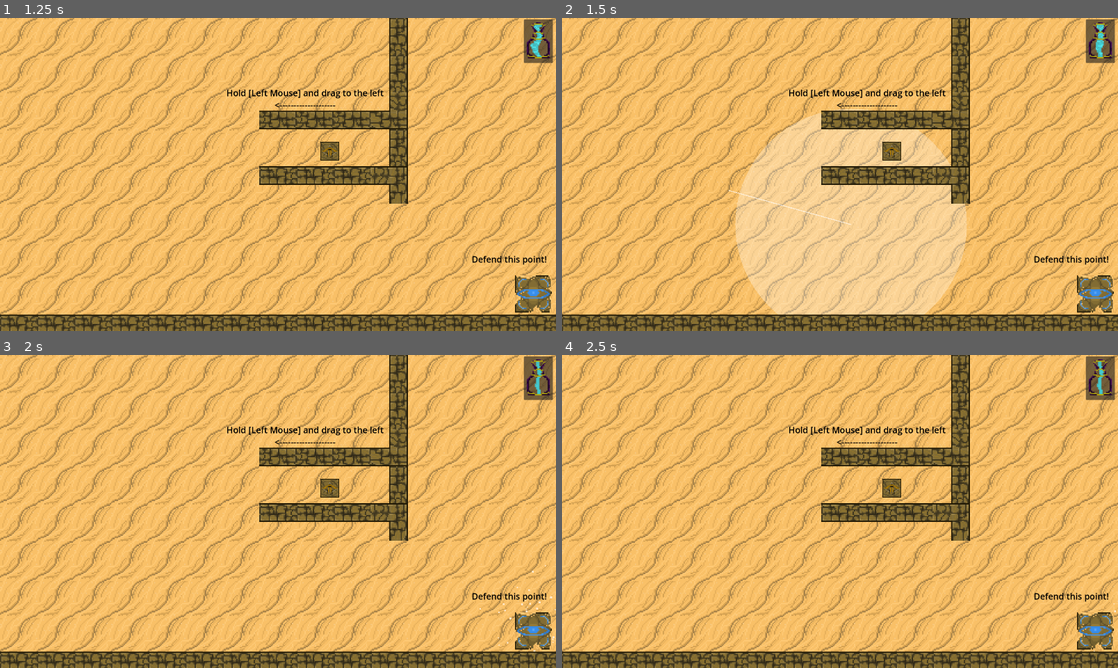
Above: before the commit, frames 1-4 (two rows, left to right).
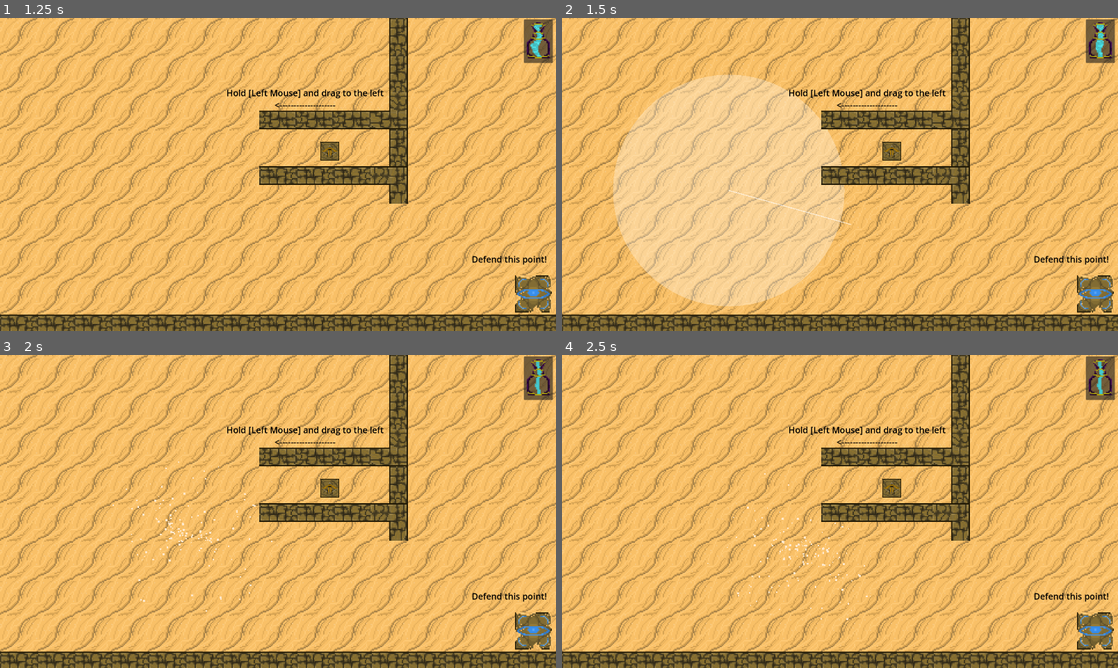
Above: after the commit, the same moments.

Repository: Kaczs/school-jam
Game: Godot game, scene res://Scenes/Levels/level1.tscn
The game is run twice, just before and just after one commit, with the same random seed, the same clock (stepped at 60 frames per second) and the same inputs. The engine's default icon, where the game draws it, is replaced by a stand-in: a white triangle on a blue panel in a dark square.
Inputs (mouse positions are in pixels of both pictures, inside the frame that each line leads up to):
- Up to frame 1 (1.25 s): move the mouse to (400, 158) at 0.52 s; tap 2 (global_wind) at 0.6 s; click (400, 158) at 0.67 s; tap 1 (local_wind) at 0.8 s
- Up to frame 2 (1.5 s): drag from (728, 190) to (1095, 293) at 1.27 s
- Up to frame 3 (2 s): no input
- Up to frame 4 (2.5 s): move the mouse to (895, 442) at 2.02 s; press the mouse at (895, 442) at 2.03 s; tap 2 (global_wind) at 2.3 s

Frame 1 is identical in both runs. In frame 2, 28% of the frame differs, in the area x 9-73%, y 18-95%; in frame 3, 0.2%; in frame 4, 0.2%.

Commit message:
wind force and mass balancing

Diff:
--- a/Scenes/Enemies/heavy_enemy.tscn
+++ b/Scenes/Enemies/heavy_enemy.tscn
@@ -10,7 +10,7 @@
 
 [node name="HeavyEnemy" type="RigidBody2D" unique_id=924509886]
 collision_layer = 3
-mass = 3.0
+mass = 6.0
 gravity_scale = 0.0
 lock_rotation = true
 linear_damp_mode = 1
@@ -18,7 +18,7 @@
 angular_damp_mode = 1
 angular_damp = 1.0
 script = ExtResource("1_pwy1a")
-speed = 1250
+speed = 3000
 health = 150
 
 [node name="Icon" type="Sprite2D" parent="." unique_id=1000397959]
--- a/Scenes/Enemies/normal_enemy.tscn
+++ b/Scenes/Enemies/normal_enemy.tscn
@@ -17,7 +17,7 @@
 angular_damp_mode = 1
 angular_damp = 1.0
 script = ExtResource("1_06vei")
-speed = 500
+speed = 1000
 
 [node name="Icon" type="Sprite2D" parent="." unique_id=1000397959]
 scale = Vector2(0.5, 0.5)
--- a/Scenes/Levels/level1.tscn
+++ b/Scenes/Levels/level1.tscn
@@ -103,7 +103,7 @@
 [node name="BallistaTower" type="RigidBody2D" parent="." unique_id=1845065025 groups=["tutorial_tower"]]
 position = Vector2(1139, 460)
 collision_mask = 3
-mass = 5.0
+mass = 4.0
 lock_rotation = true
 linear_damp = 1.0
 script = ExtResource("9_4f2fw")
--- a/Scenes/Levels/level2.tscn
+++ b/Scenes/Levels/level2.tscn
@@ -32,7 +32,7 @@
 script = ExtResource("11_bngq1")
 scene = ExtResource("12_t6y87")
 count = 3
-spawn_rate = 2.0
+spawn_rate = 3.0
 metadata/_custom_type_script = "uid://bvjbq0juon6qg"
 
 [sub_resource type="Resource" id="Resource_t27xo"]
--- a/Scenes/Levels/level3.tscn
+++ b/Scenes/Levels/level3.tscn
@@ -25,7 +25,7 @@
 script = ExtResource("10_jedjv")
 scene = ExtResource("11_etuld")
 count = 3
-spawn_rate = 2.0
+spawn_rate = 3.0
 metadata/_custom_type_script = "uid://bvjbq0juon6qg"
 
 [sub_resource type="Resource" id="Resource_t27xo"]
@@ -71,6 +71,7 @@
 metadata/_edit_lock_ = true
 
 [node name="WindController" parent="." unique_id=1545098080 instance=ExtResource("3_uwisk")]
+wind_force = 40000
 local_size = 400.0
 
 [node name="NavigationRegion2D" type="NavigationRegion2D" parent="." unique_id=1302352236]
--- a/Scenes/Towers/artillery_tower.tscn
+++ b/Scenes/Towers/artillery_tower.tscn
@@ -13,7 +13,7 @@
 radius = 700.0
 
 [node name="ArtilleryTower" type="RigidBody2D" unique_id=1845065025]
-mass = 5.0
+mass = 3.0
 lock_rotation = true
 linear_damp = 1.0
 script = ExtResource("1_maylv")
--- a/Scenes/Towers/ballista_tower.tscn
+++ b/Scenes/Towers/ballista_tower.tscn
@@ -9,10 +9,11 @@
 size = Vector2(60, 60)
 
 [sub_resource type="CircleShape2D" id="CircleShape2D_widou"]
-radius = 400.0
+radius = 700.0
 
 [node name="BallistaTower" type="RigidBody2D" unique_id=1845065025]
-mass = 5.0
+mass = 3.0
+gravity_scale = 0.0
 lock_rotation = true
 linear_damp = 1.0
 script = ExtResource("1_widou")
--- a/Scenes/movable_box.tscn
+++ b/Scenes/movable_box.tscn
@@ -8,7 +8,7 @@
 
 [node name="MovableBox" type="RigidBody2D" unique_id=1672531924]
 z_index = 1
-mass = 10.0
+mass = 4.0
 lock_rotation = true
 linear_damp = 1.0
 
--- a/Scenes/wind_controller.tscn
+++ b/Scenes/wind_controller.tscn
@@ -6,6 +6,7 @@
 
 [node name="WindController" type="Node2D" unique_id=1545098080]
 script = ExtResource("1_a0rca")
+wind_force = 60000
 
 [node name="LocalWindParticles" parent="." unique_id=1416111748 instance=ExtResource("2_w1irw")]
 
--- a/Scripts/wind_controller.gd
+++ b/Scripts/wind_controller.gd
@@ -64,7 +64,7 @@
 func global_wind(direction:Vector2):
 	var targets = get_tree().get_nodes_in_group("affected by wind")
 	for target in targets:
-		target.parent_body.apply_force(direction * wind_force)
+		target.parent_body.apply_force(direction * (wind_force * 0.7))
 		# Slow enemies temp. when hitting them with wind?
 	create_global_wind_particles(direction)
 
@@ -73,14 +73,14 @@
 func local_wind(direction:Vector2):
 	var targets = get_tree().get_nodes_in_group("affected by wind")
 	for target in targets:
-		if target.global_position.distance_to(get_viewport().get_mouse_position()) <= local_size:
+		if target.global_position.distance_to(starting_point) <= local_size:
 			#print("Target distance: ", target.global_position.distance_to(get_viewport().get_mouse_position()))
-			target.parent_body.apply_force(direction * (wind_force*1.7))
+			target.parent_body.apply_force(direction * wind_force)
 	# We wanna create particles even if the player isnt pushing anything
 	create_local_wind_particles(direction)
 
 func create_local_wind_particles(direction:Vector2):
-	local_wind_particles.global_position = get_viewport().get_mouse_position()
+	local_wind_particles.global_position = starting_point
 	var process_mat:ParticleProcessMaterial = local_wind_particles.process_material
 	process_mat.direction = Vector3(direction.x, direction.y, 0.0)
 	local_wind_particles.emitting = true
@@ -95,7 +95,7 @@
 		return
 	# Make a circle for local wind so players can tell where they're aiming
 	if local_wind_mode:
-		draw_circle(get_viewport().get_mouse_position(), local_size, Color(1, 1, 1, 0.3))
+		draw_circle(starting_point, local_size, Color(1, 1, 1, 0.3))
 	if accumulated_drag.length() > 5.0:
 		var line_end = starting_point + accumulated_drag.normalized() * 120.0
 		draw_line(starting_point, get_viewport().get_mouse_position(), Color(1, 1, 1, 0.6), 3.0)
Not shown: 1 places in Scenes/Levels/level1.tscn that only renumber resources
